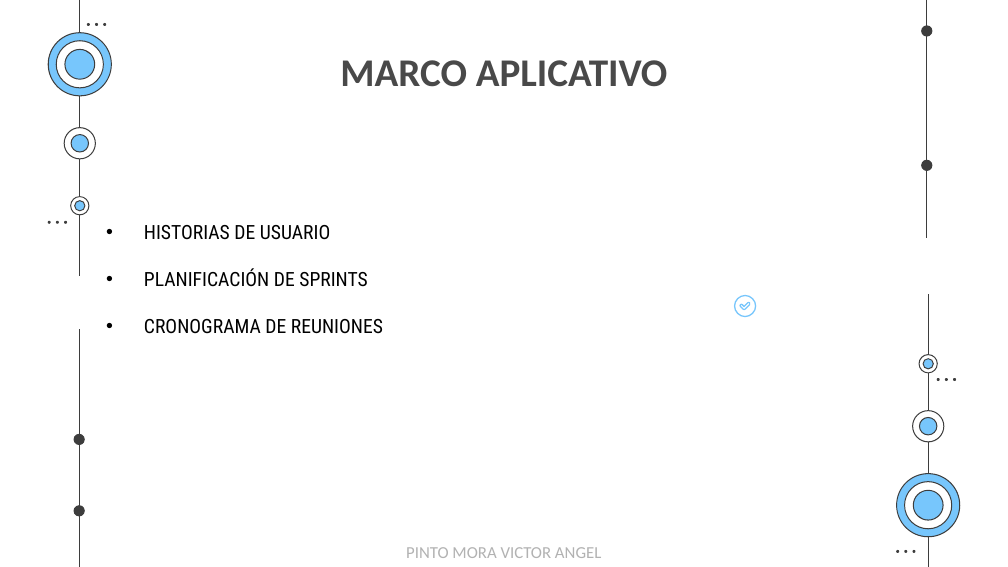
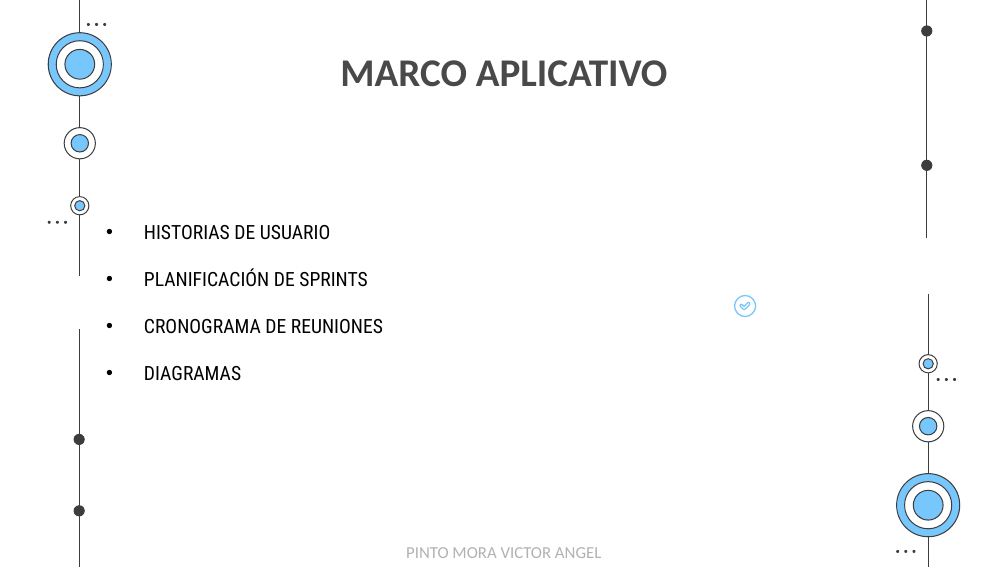
Before and after one commit to EgCooper/Mxt-Technology, a slide deck: slide 24 of Documentacion/Mxt-Technology Presentacion.pptx (slide 25 before the commit). Drawn at 1008x567 pixels with LibreOffice and Linux fonts; fonts in the diff are those of the drawing. Boxes give left, top, right and bottom in pixels: in the first picture for what was removed or moved away, otherwise in the second. Text is boxed around its words. In the diff, an @@ line names an element or a change of style, - is before the commit and + after.

```diff
--- a/Documentacion/Mxt-Technology Presentacion.pptx
+++ b/Documentacion/Mxt-Technology Presentacion.pptx
@@ text at box(144, 366, 241, 381): paragraph added @@
+• DIAGRAMAS
```
Also in this commit, not shown: 7 other slides changed, 1 slide removed, 1 other file.
